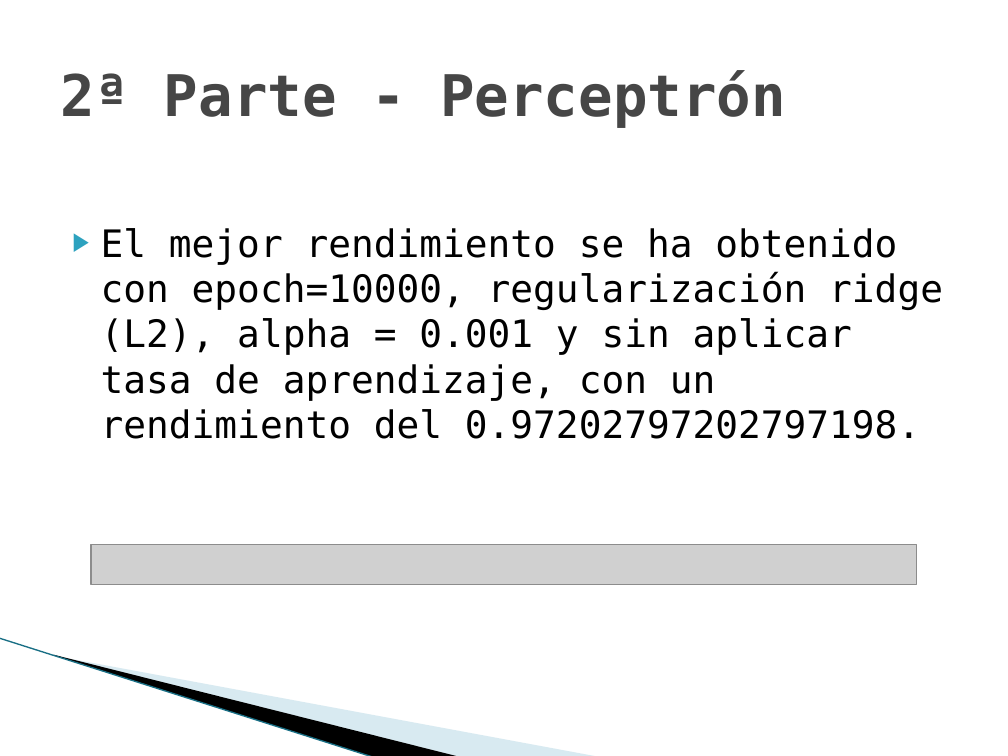
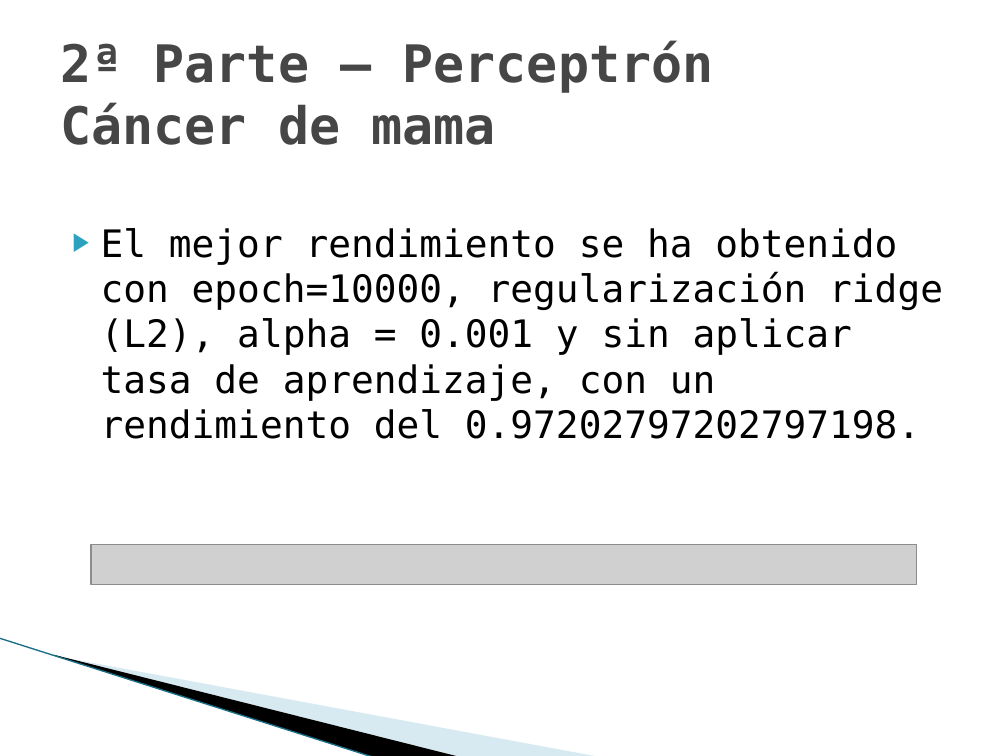
Before and after one commit to joapingut/aia-1718-t3, a slide deck: slide 57 of presentacion3.pptx (slide 48 before the commit). Drawn at 1008x756 pixels with LibreOffice and Linux fonts; fonts in the diff are those of the drawing; grey boxes stand for pictures; background and template pictures are left out. Boxes give left, top, right and bottom in pixels: in the first picture for what was removed or moved away, otherwise in the second. Text is boxed around its words. In the diff, an @@ line names an element or a change of style, - is before the commit and + after.

```diff
--- a/presentacion3.pptx
+++ b/presentacion3.pptx
@@ title at bbox=[60, 41, 713, 145]: text changed; size 41 to 36.9 pt @@
-2ª Parte - Perceptrón
+2ª Parte – Perceptrón
+Cáncer de mama
```
Also in this commit, not shown: 17 other slides changed, 27 slides added, 3 slides removed.
